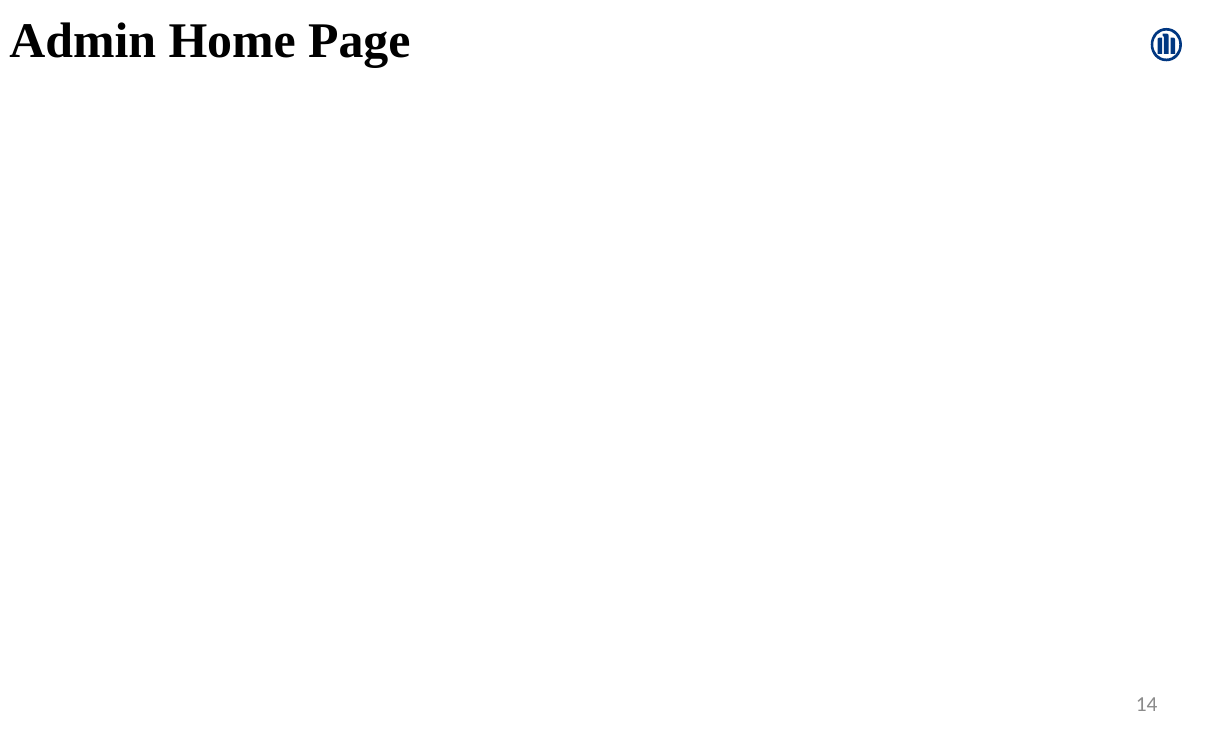
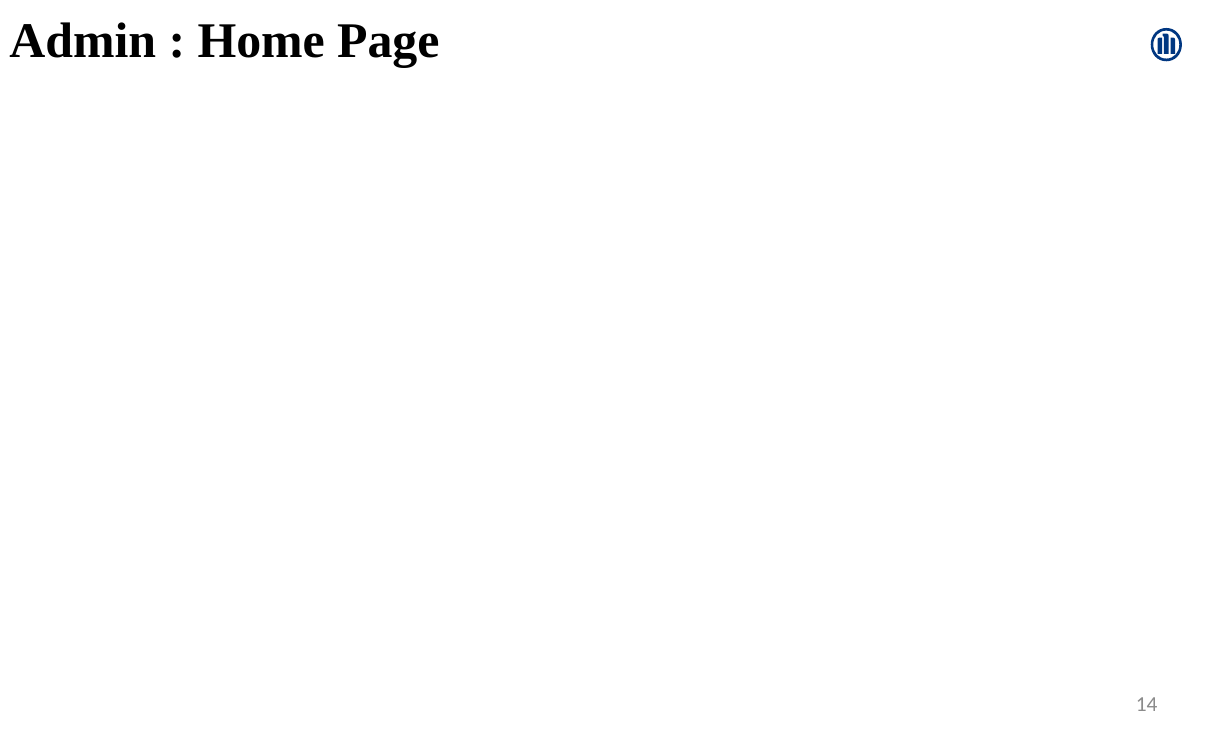
Before and after one commit to Amrutha-Mohan/UpdatedProjects, a slide deck: slide 14 of AmruthaMohan.pptx. Drawn at 1232x737 pixels with LibreOffice and Linux fonts; fonts in the diff are those of the drawing; background and template pictures are left out. Boxes give left, top, right and bottom in pixels: in the first picture for what was removed or moved away, otherwise in the second. Text is boxed around its words. In the diff, an @@ line names an element or a change of style, - is before the commit and + after.

```diff
--- a/AmruthaMohan.pptx
+++ b/AmruthaMohan.pptx
@@ text at (9, 22, 439, 67): text changed @@
-Admin Home Page
+Admin : Home Page
```
Also in this commit, not shown: 6 other slides changed, 2 slides added, 5 slides removed.
